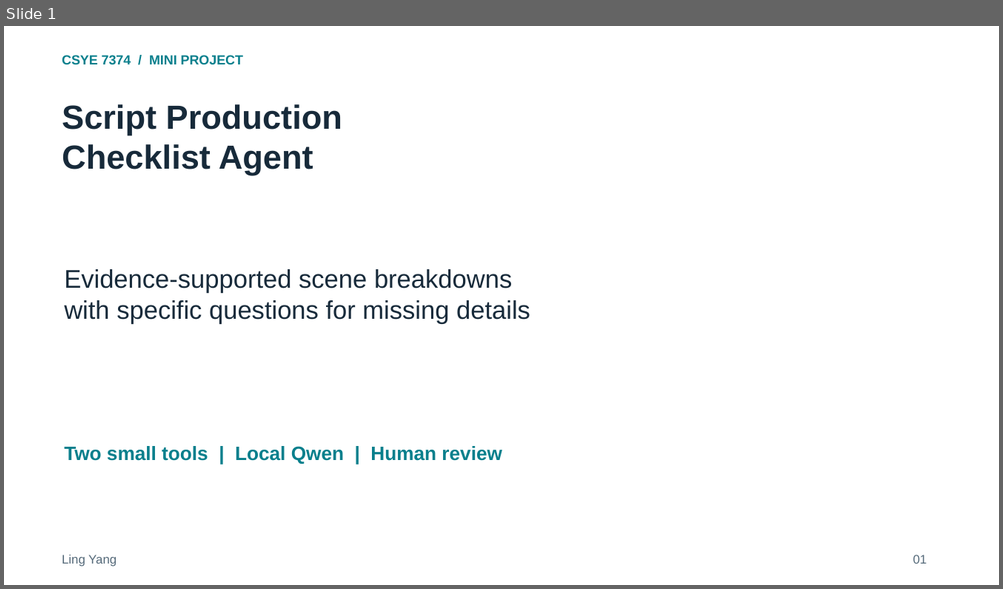
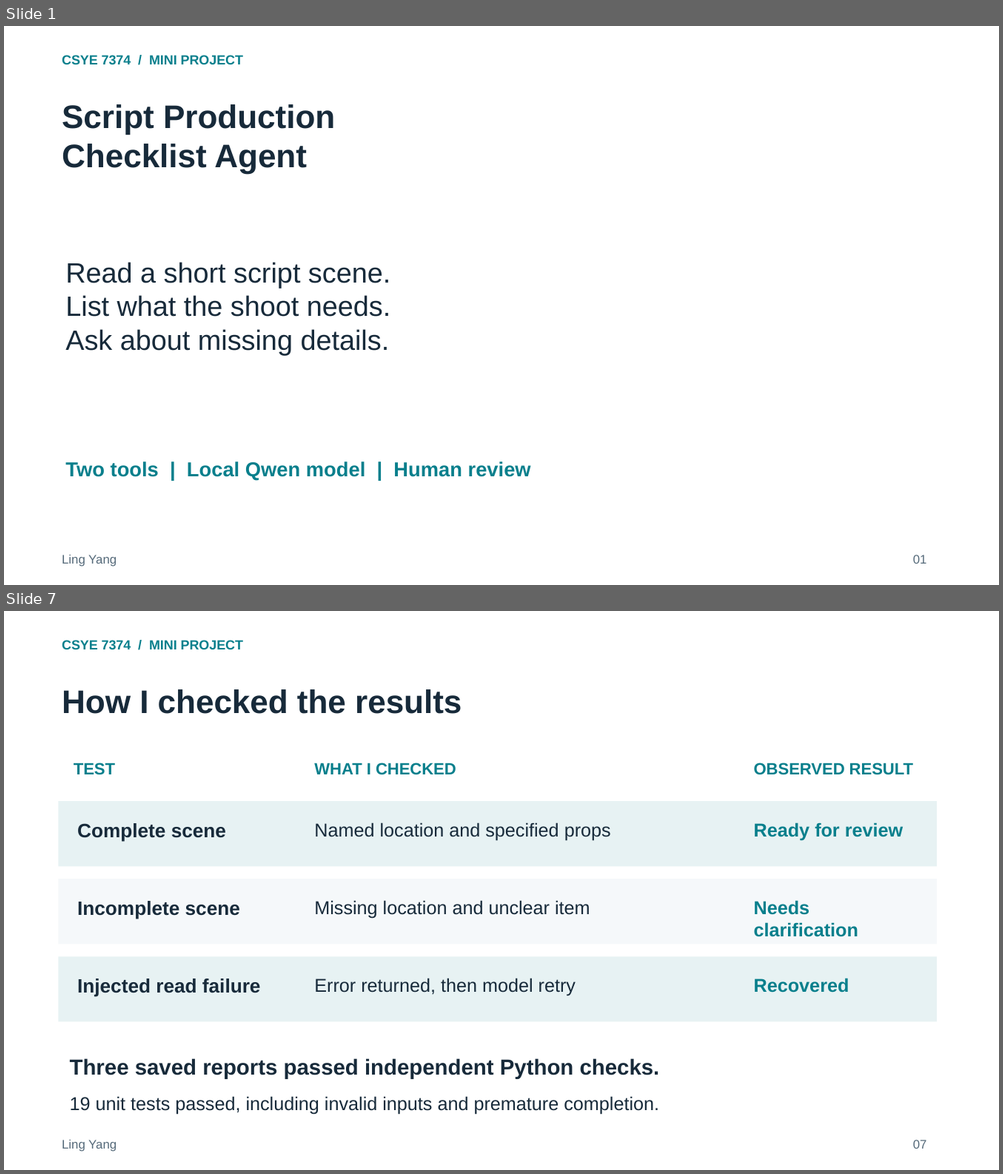
Before and after one commit to ling0021/script-production-checklist-agent, a slide deck: deliverables/Project_Presentation.pptx. Shown one above the other, each under a label of ours: slide 1 before the commit, slides 1 and 7 after it; the slides between them are not shown. The pictures are 1003x589 and 1003x1174 pixels, drawn with LibreOffice and Linux fonts; fonts in the diff are those of the drawing. Boxes give left, top, right and bottom in pixels: in the first picture for what was removed or moved away, otherwise in the second. Text is boxed around its words. In the diff, an @@ line names an element or a change of style, - is before the commit and + after.

```diff
--- a/deliverables/Project_Presentation.pptx
+++ b/deliverables/Project_Presentation.pptx
@@ slide 7 added at [4,611,999,1170], background #FFFFFF @@
@@ text added at [62,640,243,650], 12.8 pt, text #087F8C, bold @@
+CSYE 7374 / MINI PROJECT
@@ text added at [62,689,461,714], 31.5 pt, text #172A3A, bold @@
+How I checked the results
@@ text added at [74,763,115,775], 15.8 pt, text #087F8C, bold @@
+TEST
@@ text added at [314,763,456,775], 15.8 pt, text #087F8C, bold @@
+WHAT I CHECKED
@@ text added at [754,763,913,775], 15.8 pt, text #087F8C, bold @@
+OBSERVED RESULT
@@ rectangle added at [59,801,936,867], fill #E7F2F3 @@
@@ text added at [77,823,226,842], 18.8 pt, text #172A3A, bold @@
+Complete scene
@@ text added at [314,823,611,840], 18 pt, text #172A3A @@
+Named location and specified props
@@ text added at [754,823,902,840], 18 pt, text #087F8C, bold @@
+Ready for review
@@ rectangle added at [59,879,936,945], fill #F5F8FA @@
@@ text added at [77,901,240,920], 18.8 pt, text #172A3A, bold @@
+Incomplete scene
@@ text added at [314,900,590,918], 18 pt, text #172A3A @@
+Missing location and unclear item
@@ text added at [754,900,858,937], 18 pt, text #087F8C, bold @@
+Needs clarification
@@ rectangle added at [59,957,936,1023], fill #E7F2F3 @@
@@ text added at [77,979,261,997], 18.8 pt, text #172A3A, bold @@
+Injected read failure
@@ text added at [314,978,575,996], 18 pt, text #172A3A @@
+Error returned, then model retry
@@ text added at [754,978,849,993], 18 pt, text #087F8C, bold @@
+Recovered
@@ text added at [70,1059,660,1079], 21 pt, text #172A3A, bold @@
+Three saved reports passed independent Python checks.
@@ text added at [70,1096,659,1115], 18 pt, text #172A3A @@
+19 unit tests passed, including invalid inputs and premature completion.
@@ text added at [62,1140,116,1152], 12 pt, text #546979 @@
+Ling Yang
@@ text added at [913,1140,927,1149], 12 pt, text #546979 @@
+07
@@ slide 1 changed as well @@
@@ text "Script Production" at [62,104,335,173]: size 32.2 to 31.5 pt @@
@@ text at [65,262,390,355]: text changed; size 24.8 to 27 pt @@
-Evidence-supported scene breakdowns
-with specific questions for missing details
+Read a short script scene.
+List what the shoot needs.
+Ask about missing details.
@@ text at [65,462,531,480]: text changed; size 18.8 to 19.5 pt @@
-Two small tools | Local Qwen | Human review
+Two tools | Local Qwen model | Human review
```
Also in this commit, not shown: 5 other slides changed, 1 other slide added, 2 slides removed, 1 other file.
